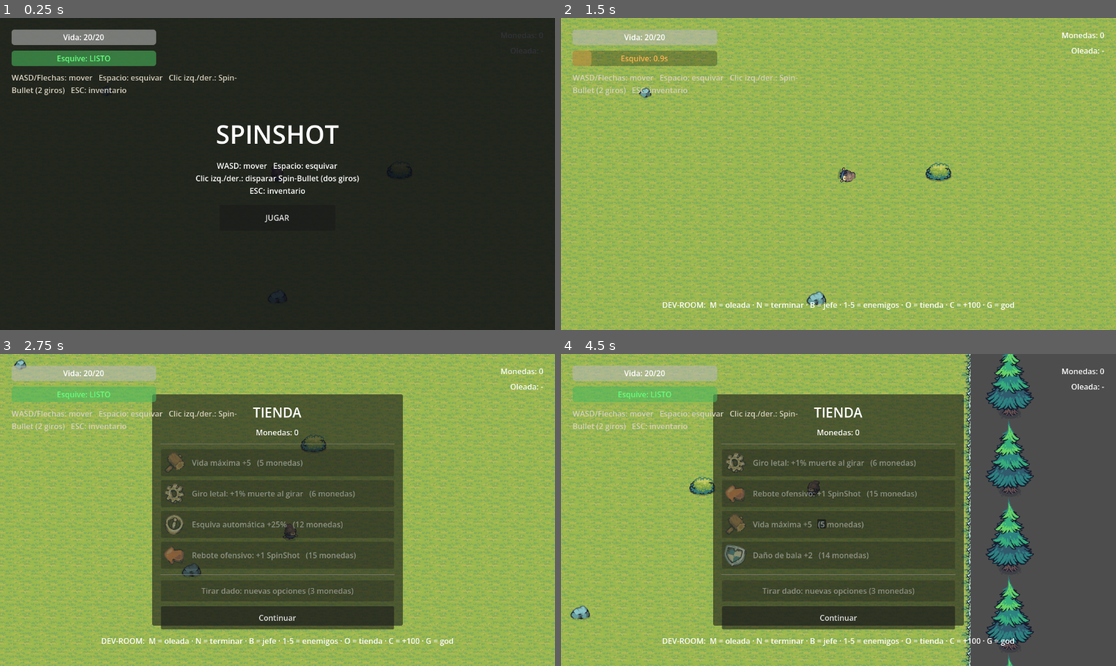
Above: before the commit, frames 1-4 (two rows, left to right).
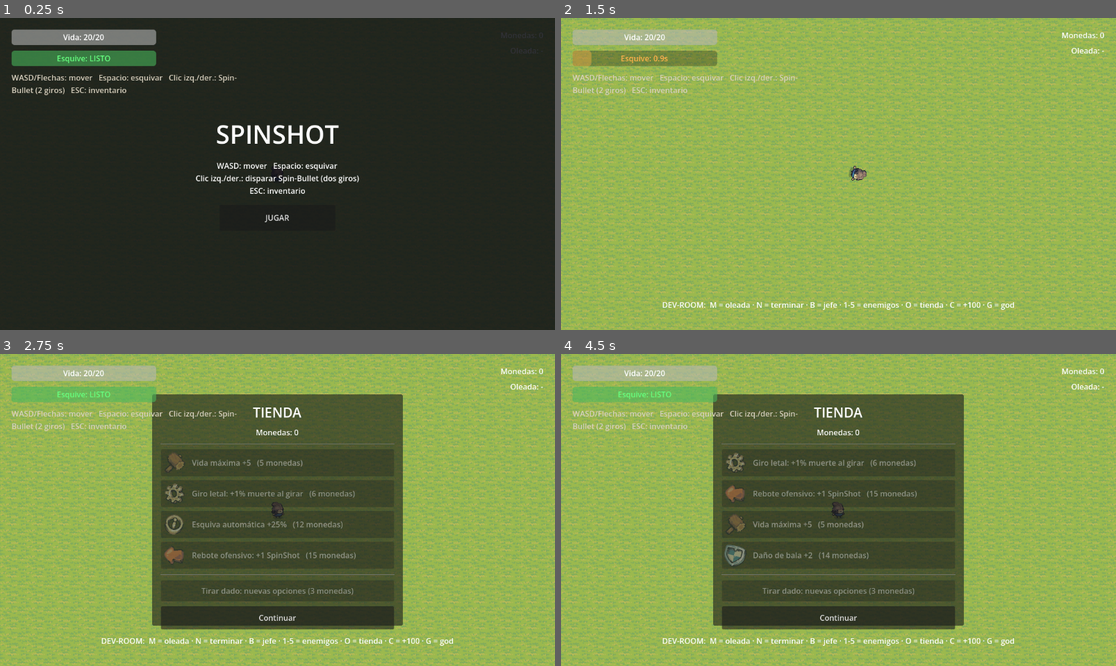
Above: after the commit, the same moments.

Repository: 4FCC/spinshot
Game: Godot game, scene res://Scenes/DEV-ROOM.tscn
Two runs of this game, one before a commit and one after it. Both use one fixed random seed, a clock stepped at 60 frames per second and the inputs below. This scene is started directly instead of the project's main scene. The engine's default icon, where the game draws it, is replaced by a stand-in: a white triangle on a blue panel in a dark square.
Inputs (mouse positions are in pixels of both pictures, inside the frame that each line leads up to):
- Up to frame 1 (0.25 s): no input
- Up to frame 2 (1.5 s): click "JUGAR" at 0.5 s; tap Enter at 1.25 s; move the mouse to (960, 158) at 1.27 s; hold D (Derecha) from 1.28 s (still down); tap Space (dodge) at 1.35 s
- Up to frame 3 (2.75 s): tap O at 1.55, 2.1 s; move the mouse to (166, 525) at 2.02 s; release D (Derecha) at 2.03 s; hold S (Abajo) from 2.03 s (still down); tap Space (dodge) at 2.3 s
- Up to frame 4 (4.5 s): move the mouse to (894, 441) at 2.77 s; release S (Abajo) at 2.78 s; hold D (Derecha) 2.78-3.53 s; tap Space (dodge) at 2.85, 3.8 s; tap O at 3.05 s; move the mouse to (810, 572) at 3.52 s; hold W (Arriba) 3.53-4.28 s; tap N (end_wave) at 3.6 s; move the mouse to (1005, 556) at 4.27 s; hold A (Izquierda) from 4.28 s (still down); hold Right mouse button (shoot) from 4.28 s (still down)

The runs differ from the first frame. In frame 2, 20% of the frame differs, in the area x 0-100%, y 0-100%; in frame 3, 12%; in frame 4, 35%.

Commit message:
Balanceo de velocidad, código secreto de god mode y mejoras de tienda
- Enemigos comunes y jefe ajustados a partir del feedback de playtesting
  (enemigos ligeramente más lentos que el jugador, jefe lento/igual/rápido
  según su fase de vida).
- Nuevo código secreto (arriba arriba abajo abajo izquierda derecha izquierda
  derecha) que activa/desactiva el god mode en cualquier escena, con parpadeo
  del sprite como indicador.
- Aviso de oleada superada ahora centrado y grande en pantalla.
- Al entrar a la tienda se limpian las Spin-Bullets en vuelo y el jugador
  queda congelado hasta continuar (las monedas en el suelo no se tocan).
- DEV-ROOM: decoraciones interiores generadas al azar (decoration_scatter.gd).
- README actualizado con todo lo anterior.

Co-Authored-By: Claude Sonnet 4.6 <noreply@anthropic.com>

Diff:
--- a/Scenes/BigMinion.tscn
+++ b/Scenes/BigMinion.tscn
@@ -19,7 +19,7 @@
 script = ExtResource("1_enemy")
 max_health = 12
 contact_damage = 4
-move_speed = 90.0
+move_speed = 268.0
 coin_scene = ExtResource("2_coin")
 coin_value = 3
 idle_sheet = ExtResource("3_idle")
--- a/Scenes/BulletMinion.tscn
+++ b/Scenes/BulletMinion.tscn
@@ -19,7 +19,7 @@
 script = ExtResource("1_bm")
 max_health = 12
 contact_damage = 0
-move_speed = 110.0
+move_speed = 268.0
 melee_enabled = false
 coin_scene = ExtResource("2_coin")
 coin_value = 2
--- a/Scenes/ChargerMinion.tscn
+++ b/Scenes/ChargerMinion.tscn
@@ -17,7 +17,7 @@
 script = ExtResource("1_ch")
 max_health = 8
 contact_damage = 3
-move_speed = 140.0
+move_speed = 268.0
 coin_scene = ExtResource("2_coin")
 coin_value = 2
 idle_sheet = ExtResource("3_idle")
--- a/Scenes/DEV-ROOM.tscn
+++ b/Scenes/DEV-ROOM.tscn
@@ -10,165 +10,68 @@
 [ext_resource type="Texture2D" uid="uid://c16e210mehrka" path="res://Tiny Swords (Free Pack)/Tiny Swords (Free Pack)/Terrain/Resources/Wood/Trees/Stump 1.png" id="8_stump"]
 [ext_resource type="PackedScene" uid="uid://tuuflvma6emi" path="res://Scenes/GameMode.tscn" id="9_gm"]
 [ext_resource type="Script" uid="uid://bbordertrees1" path="res://Scripts/border_trees.gd" id="10_bt"]
-
-[sub_resource type="CircleShape2D" id="cs_tree"]
-radius = 45.0
-
-[sub_resource type="CircleShape2D" id="cs_rock"]
-radius = 32.0
-
-[sub_resource type="CircleShape2D" id="cs_bush"]
-radius = 28.0
-
-[sub_resource type="CircleShape2D" id="cs_stump"]
-radius = 18.0
+[ext_resource type="Script" path="res://Scripts/decoration_scatter.gd" id="11_ds"]
 
 [sub_resource type="RectangleShape2D" id="rs_wall_h"]
-size = Vector2(2048, 64)
+size = Vector2(2176, 64)
 
 [sub_resource type="RectangleShape2D" id="rs_wall_v"]
-size = Vector2(64, 2048)
+size = Vector2(64, 2176)
 
 [node name="DevRoom" type="Node2D"]
 script = ExtResource("1_dev")
-width = 30
-height = 30
+width = 32
+height = 32
 
 [node name="Ground" type="TileMapLayer" parent="."]
 tile_set = ExtResource("2_tiles")
 
 [node name="Decorations" type="Node2D" parent="."]
-
-[node name="Tree1" type="StaticBody2D" parent="Decorations"]
-position = Vector2(380, 340)
-
-[node name="Sprite2D" type="Sprite2D" parent="Decorations/Tree1"]
-texture = ExtResource("4_tree")
-region_enabled = true
-region_rect = Rect2(0, 0, 192, 256)
-
-[node name="CollisionShape2D" type="CollisionShape2D" parent="Decorations/Tree1"]
-position = Vector2(0, 60)
-shape = SubResource("cs_tree")
-
-[node name="Tree2" type="StaticBody2D" parent="Decorations"]
-position = Vector2(1545, 340)
-
-[node name="Sprite2D" type="Sprite2D" parent="Decorations/Tree2"]
-texture = ExtResource("4_tree")
-region_enabled = true
-region_rect = Rect2(0, 0, 192, 256)
-
-[node name="CollisionShape2D" type="CollisionShape2D" parent="Decorations/Tree2"]
-position = Vector2(0, 60)
-shape = SubResource("cs_tree")
-
-[node name="Tree3" type="StaticBody2D" parent="Decorations"]
-position = Vector2(380, 1580)
-
-[node name="Sprite2D" type="Sprite2D" parent="Decorations/Tree3"]
-texture = ExtResource("4_tree")
-region_enabled = true
-region_rect = Rect2(0, 0, 192, 256)
-
-[node name="CollisionShape2D" type="CollisionShape2D" parent="Decorations/Tree3"]
-position = Vector2(0, 60)
-shape = SubResource("cs_tree")
-
-[node name="Tree4" type="StaticBody2D" parent="Decorations"]
-position = Vector2(1545, 1580)
-
-[node name="Sprite2D" type="Sprite2D" parent="Decorations/Tree4"]
-texture = ExtResource("4_tree")
-region_enabled = true
-region_rect = Rect2(0, 0, 192, 256)
-
-[node name="CollisionShape2D" type="CollisionShape2D" parent="Decorations/Tree4"]
-position = Vector2(0, 60)
-shape = SubResource("cs_tree")
-
-[node name="Stump" type="StaticBody2D" parent="Decorations"]
-position = Vector2(960, 414)
-
-[node name="Sprite2D" type="Sprite2D" parent="Decorations/Stump"]
-texture = ExtResource("8_stump")
-
-[node name="CollisionShape2D" type="CollisionShape2D" parent="Decorations/Stump"]
-shape = SubResource("cs_stump")
-
-[node name="Bush" type="StaticBody2D" parent="Decorations"]
-position = Vector2(1260, 960)
-
-[node name="Sprite2D" type="Sprite2D" parent="Decorations/Bush"]
-texture = ExtResource("7_bush")
-region_enabled = true
-region_rect = Rect2(0, 0, 128, 128)
-
-[node name="CollisionShape2D" type="CollisionShape2D" parent="Decorations/Bush"]
-shape = SubResource("cs_bush")
-
-[node name="Rock1" type="StaticBody2D" parent="Decorations"]
-position = Vector2(540, 750)
-
-[node name="Sprite2D" type="Sprite2D" parent="Decorations/Rock1"]
-texture = ExtResource("5_rock1")
-
-[node name="CollisionShape2D" type="CollisionShape2D" parent="Decorations/Rock1"]
-shape = SubResource("cs_rock")
-
-[node name="Rock2" type="StaticBody2D" parent="Decorations"]
-position = Vector2(960, 1260)
-
-[node name="Sprite2D" type="Sprite2D" parent="Decorations/Rock2"]
-texture = ExtResource("6_rock2")
-
-[node name="CollisionShape2D" type="CollisionShape2D" parent="Decorations/Rock2"]
-shape = SubResource("cs_rock")
-
-[node name="Rock3" type="StaticBody2D" parent="Decorations"]
-position = Vector2(1320, 540)
-
-[node name="Sprite2D" type="Sprite2D" parent="Decorations/Rock3"]
-texture = ExtResource("5_rock1")
-
-[node name="CollisionShape2D" type="CollisionShape2D" parent="Decorations/Rock3"]
-shape = SubResource("cs_rock")
+script = ExtResource("11_ds")
+room_width_px = 2048.0
+room_height_px = 2048.0
+safe_zone_center = Vector2(1024, 1024)
+obstacle_count = 10
+tree_texture = ExtResource("4_tree")
+rock_textures = [ExtResource("5_rock1"), ExtResource("6_rock2")]
+bush_texture = ExtResource("7_bush")
+stump_texture = ExtResource("8_stump")
 
 [node name="BorderTrees" type="Node2D" parent="."]
 script = ExtResource("10_bt")
 tree_texture = ExtResource("4_tree")
-room_width_px = 1920
-room_height_px = 1920
+room_width_px = 2048
+room_height_px = 2048
 spacing = 192
 
 [node name="Walls" type="Node2D" parent="."]
 
 [node name="WallTop" type="StaticBody2D" parent="Walls"]
-position = Vector2(960, -32)
+position = Vector2(1024, -32)
 
 [node name="CollisionShape2D" type="CollisionShape2D" parent="Walls/WallTop"]
 shape = SubResource("rs_wall_h")
 
 [node name="WallBottom" type="StaticBody2D" parent="Walls"]
-position = Vector2(960, 1952)
+position = Vector2(1024, 2080)
 
 [node name="CollisionShape2D" type="CollisionShape2D" parent="Walls/WallBottom"]
 shape = SubResource("rs_wall_h")
 
 [node name="WallLeft" type="StaticBody2D" parent="Walls"]
-position = Vector2(-32, 960)
+position = Vector2(-32, 1024)
 
 [node name="CollisionShape2D" type="CollisionShape2D" parent="Walls/WallLeft"]
 shape = SubResource("rs_wall_v")
 
 [node name="WallRight" type="StaticBody2D" parent="Walls"]
-position = Vector2(1952, 960)
+position = Vector2(2080, 1024)
 
 [node name="CollisionShape2D" type="CollisionShape2D" parent="Walls/WallRight"]
 shape = SubResource("rs_wall_v")
 
 [node name="Player" parent="." instance=ExtResource("3_player")]
-position = Vector2(960, 960)
+position = Vector2(1024, 1024)
 
 [node name="GameMode" parent="." instance=ExtResource("9_gm")]
 debug_mode = true
--- a/Scenes/GameMode.tscn
+++ b/Scenes/GameMode.tscn
@@ -68,6 +68,22 @@
 horizontal_alignment = 1
 text = ""
 
+[node name="AnnounceLabel" type="Label" parent="UI"]
+anchor_left = 0.5
+anchor_top = 0.5
+anchor_right = 0.5
+anchor_bottom = 0.5
+offset_left = -480.0
+offset_top = -90.0
+offset_right = 480.0
+offset_bottom = 90.0
+theme_override_font_sizes/font_size = 48
+horizontal_alignment = 1
+vertical_alignment = 1
+autowrap_mode = 2
+text = ""
+visible = false
+
 [node name="Shop" type="Panel" parent="UI"]
 anchor_left = 0.5
 anchor_top = 0.5
--- a/Scenes/Minion.tscn
+++ b/Scenes/Minion.tscn
@@ -18,7 +18,7 @@
 script = ExtResource("1_enemy")
 max_health = 6
 contact_damage = 2
-move_speed = 130.0
+move_speed = 268.0
 coin_scene = ExtResource("2_coin")
 coin_value = 1
 idle_sheet = ExtResource("3_idle")
--- a/Scenes/SupportMinion.tscn
+++ b/Scenes/SupportMinion.tscn
@@ -17,7 +17,7 @@
 script = ExtResource("1_su")
 max_health = 14
 contact_damage = 0
-move_speed = 120.0
+move_speed = 268.0
 melee_enabled = false
 coin_scene = ExtResource("2_coin")
 coin_value = 3
--- a/Scripts/billy.gd
+++ b/Scripts/billy.gd
@@ -34,7 +34,7 @@
 # =============================================================================
 # PROPIEDADES CONFIGURABLES
 # =============================================================================
-@export var speed: float = 350.0
+@export var speed: float = 300.0
 @export var acceleration: float = 1500.0
 @export var friction: float = 1800.0
 @export var vida: int = 20
@@ -60,6 +60,7 @@
 var input_direction: Vector2
 var last_direction: Vector2 = Vector2.DOWN
 var is_invulnerable: bool = false
+var is_frozen: bool = false   # Congelado mientras la tienda está abierta
 
 # Dirección y giro acumulado del esquive (para la animación de girar)
 var dodge_direction: Vector2 = Vector2.ZERO
@@ -85,6 +86,14 @@
 
 # Depuración (solo DEV-ROOM)
 var debug_invincible: bool = false
+
+# Código secreto (estilo Konami): arriba arriba abajo abajo izquierda derecha izquierda derecha
+# alterna el modo dios. Disponible en cualquier partida, no solo en DEV-ROOM.
+const _CHEAT_SEQUENCE := ["Arriba", "Arriba", "Abajo", "Abajo", "Izquierda", "Derecha", "Izquierda", "Derecha"]
+const _CHEAT_RESET_MS := 1500
+var _cheat_step: int = 0
+var _cheat_last_ms: int = 0
+var _god_mode_tween: Tween = null
 
 # =============================================================================
 # INICIALIZACIÓN
@@ -107,10 +116,6 @@
 	var z := vp_h / _CAMERA_TARGET_HEIGHT
 	camera.zoom = Vector2(z, z)
 
-func _process(_delta: float) -> void:
-	var mouse_offset = get_local_mouse_position() * 0.1
-	camera.offset = mouse_offset.limit_length(70.0)
-
 func _setup_timers():
 	# Timer que controla la duración del esquive
 	dodge_timer = Timer.new()
@@ -144,6 +149,9 @@
 func _unhandled_input(event):
 	if current_state == State.DEAD:
 		return
+	_check_cheat_code(event)
+	if is_frozen:
+		return
 	# Clic derecho: Spin-Bullet con patrón normal (espiral)
 	if event.is_action_pressed("shoot"):
 		_shoot_spin_bullet(0)
@@ -152,12 +160,68 @@
 		_shoot_spin_bullet(1)
 
 # =============================================================================
+# CÓDIGO SECRETO (GOD MODE)
+# =============================================================================
+func _check_cheat_code(event: InputEvent) -> void:
+	var pressed_action := ""
+	for action in ["Arriba", "Abajo", "Izquierda", "Derecha"]:
+		if event.is_action_pressed(action):
+			pressed_action = action
+			break
+	if pressed_action == "":
+		return
+
+	var now := Time.get_ticks_msec()
+	if _cheat_step > 0 and now - _cheat_last_ms > _CHEAT_RESET_MS:
+		_cheat_step = 0
+
+	if pressed_action == _CHEAT_SEQUENCE[_cheat_step]:
+		_cheat_step += 1
+		_cheat_last_ms = now
+		if _cheat_step >= _CHEAT_SEQUENCE.size():
+			_cheat_step = 0
+			_toggle_secret_god_mode()
+	elif pressed_action == _CHEAT_SEQUENCE[0]:
+		_cheat_step = 1
+		_cheat_last_ms = now
+	else:
+		_cheat_step = 0
+
+func _toggle_secret_god_mode() -> void:
+	debug_invincible = not debug_invincible
+	print("Código secreto: God mode %s" % ("ACTIVADO" if debug_invincible else "DESACTIVADO"))
+	if debug_invincible:
+		_start_god_mode_blink()
+	else:
+		_stop_god_mode_blink()
+
+func _start_god_mode_blink() -> void:
+	_stop_god_mode_blink()
+	_god_mode_tween = create_tween()
+	_god_mode_tween.set_loops()
+	_god_mode_tween.tween_property(sprite, "modulate:a", 0.3, 0.25)
+	_god_mode_tween.tween_property(sprite, "modulate:a", 1.0, 0.25)
+
+func _stop_god_mode_blink() -> void:
+	if _god_mode_tween != null and _god_mode_tween.is_valid():
+		_god_mode_tween.kill()
+	_god_mode_tween = null
+	sprite.modulate.a = 1.0
+
+# =============================================================================
 # MÁQUINA DE ESTADOS PRINCIPAL
 # =============================================================================
 func _physics_process(delta):
 	# El jugador choca con los enemigos (capa 2) normalmente, pero los ATRAVIESA
 	# mientras es invulnerable (tras recibir daño o durante el esquive).
 	set_collision_mask_value(2, not is_invulnerable)
+
+	if is_frozen:
+		velocity = velocity.move_toward(Vector2.ZERO, friction * delta)
+		move_and_slide()
+		_update_walk_animation()
+		_update_dodge_ui()
+		return
 
 	match current_state:
 		State.MOVE:
@@ -360,6 +424,15 @@
 		dodge_bar.modulate = Color(1.0, 0.7, 0.3)
 
 # =============================================================================
+# CONGELAR (usado por la tienda)
+# =============================================================================
+func set_frozen(value: bool) -> void:
+	is_frozen = value
+	if is_frozen:
+		velocity = Vector2.ZERO
+		sprite.play("idle")
+
+# =============================================================================
 # MEJORAS (usadas por la tienda)
 # =============================================================================
 func upgrade_max_health(amount: int) -> void:
--- /dev/null
+++ b/Scripts/decoration_scatter.gd
@@ -0,0 +1,115 @@
+extends Node2D
+
+# =============================================================================
+# DECORATION SCATTER — Coloca obstáculos al azar en el DEV-ROOM
+# =============================================================================
+# Reparte árboles, rocas, arbustos y tocones en posiciones aleatorias dentro
+# del área de la sala, evitando la zona de aparición del jugador y el
+# amontonamiento entre obstáculos.
+
+@export var room_width_px: float = 2048.0
+@export var room_height_px: float = 2048.0
+@export var margin: float = 140.0
+@export var safe_zone_center: Vector2 = Vector2(1024.0, 1024.0)
+@export var safe_zone_radius: float = 220.0
+@export var min_spacing: float = 150.0
+@export var obstacle_count: int = 10   # Al menos 8 obstáculos
+
+@export_group("Texturas")
+@export var tree_texture: Texture2D
+@export var rock_textures: Array[Texture2D] = []
+@export var bush_texture: Texture2D
+@export var stump_texture: Texture2D
+
+const TREE_REGION := Rect2(0, 0, 192, 256)
+const BUSH_REGION := Rect2(0, 0, 128, 128)
+
+func _ready() -> void:
+	randomize()
+	_scatter()
+
+func _scatter() -> void:
+	var placed: Array[Vector2] = []
+	var attempts := 0
+	while placed.size() < obstacle_count and attempts < obstacle_count * 50:
+		attempts += 1
+		var pos := Vector2(
+			randf_range(margin, room_width_px - margin),
+			randf_range(margin, room_height_px - margin)
+		)
+		if pos.distance_to(safe_zone_center) < safe_zone_radius:
+			continue
+		var overlaps := false
+		for p in placed:
+			if p.distance_to(pos) < min_spacing:
+				overlaps = true
+				break
+		if overlaps:
+			continue
+		placed.append(pos)
+		_spawn_obstacle(pos)
+
+func _spawn_obstacle(pos: Vector2) -> void:
+	match randi() % 4:
+		0:
+			_make_tree(pos)
+		1:
+			_make_rock(pos)
+		2:
+			_make_bush(pos)
+		_:
+			_make_stump(pos)
+
+func _make_tree(pos: Vector2) -> void:
+	if tree_texture == null:
+		return
+	var body := _make_body(pos)
+	var sprite := Sprite2D.new()
+	sprite.texture = tree_texture
+	sprite.region_enabled = true
+	sprite.region_rect = TREE_REGION
+	body.add_child(sprite)
+	_add_shape(body, 45.0, Vector2(0, 60))
+
+func _make_rock(pos: Vector2) -> void:
+	if rock_textures.is_empty():
+		return
+	var body := _make_body(pos)
+	var sprite := Sprite2D.new()
+	sprite.texture = rock_textures[randi() % rock_textures.size()]
+	body.add_child(sprite)
+	_add_shape(body, 32.0, Vector2.ZERO)
+
+func _make_bush(pos: Vector2) -> void:
+	if bush_texture == null:
+		return
+	var body := _make_body(pos)
+	var sprite := Sprite2D.new()
+	sprite.texture = bush_texture
+	sprite.region_enabled = true
+	sprite.region_rect = BUSH_REGION
+	body.add_child(sprite)
+	_add_shape(body, 28.0, Vector2.ZERO)
+
+func _make_stump(pos: Vector2) -> void:
+	if stump_texture == null:
+		return
+	var body := _make_body(pos)
+	var sprite := Sprite2D.new()
+	sprite.texture = stump_texture
+	body.add_child(sprite)
+	_add_shape(body, 18.0, Vector2.ZERO)
+
+func _make_body(pos: Vector2) -> StaticBody2D:
+	var body := StaticBody2D.new()
+	body.position = pos
+	add_child(body)
+	return body
+
+func _add_shape(body: StaticBody2D, radius: float, offset: Vector2) -> void:
+	var col := CollisionShape2D.new()
+	var shape := CircleShape2D.new()
+	shape.radius = radius
+	col.shape = shape
+	col.position = offset
+	body.add_child(col)
--- a/Scripts/game_mode.gd
+++ b/Scripts/game_mode.gd
@@ -22,7 +22,7 @@
 
 @export_group("Oleadas")
 @export var spawn_radius: float = 650.0   # Distancia a la que aparecen del jugador
-@export var wave_duration: float = 60.0   # Segundos que dura cada oleada
+@export var wave_duration: float = 40.0   # Segundos que dura cada oleada
 @export var total_waves: int = 10         # Tras la última oleada aparece el jefe
 
 @export_group("Modo")
@@ -35,6 +35,7 @@
 @onready var wave_label: Label = $UI/WaveLabel
 @onready var timer_label: Label = $UI/TimerLabel
 @onready var info_label: Label = $UI/InfoLabel
+@onready var announce_label: Label = $UI/AnnounceLabel
 @onready var shop = $UI/Shop
 
 var player: Node2D = null
@@ -140,7 +141,7 @@
 			KEY_5:
 				_debug_spawn(support_scene)
 			KEY_O:
-				shop.open()
+				_enter_shop()
 			KEY_C:
 				Game.add_coins(100)
 			KEY_G:
@@ -195,13 +196,43 @@
 		info_label.text = "DEV-ROOM:  M = siguiente oleada  ·  O = tienda  ·  B = jefe"
 		return
 
+	# Aviso de oleada superada (~2s, centrado y grande) antes de mostrar la tienda.
+	var is_final_wave := wave_number >= total_waves
+	_show_announce("¡Oleada %d superada!%s" % [wave_number, ("\nEl jefe se aproxima..." if is_final_wave else "")])
+	await get_tree().create_timer(2.0).timeout
+	if not is_instance_valid(self):
+		return
+	_hide_announce()
+
 	# Main: tienda entre oleadas; tras la última, al salir aparece el jefe.
-	if wave_number >= total_waves:
+	if is_final_wave:
 		_boss_pending = true
 		info_label.text = "Compra mejoras y prepárate para el JEFE"
+	_enter_shop()
+
+func _show_announce(text: String) -> void:
+	announce_label.text = text
+	announce_label.visible = true
+
+func _hide_announce() -> void:
+	announce_label.visible = false
+	announce_label.text = ""
+
+func _enter_shop() -> void:
+	# Al entrar a la tienda: las balas en vuelo desaparecen y el jugador se
+	# congela (las monedas en el suelo NO se tocan, se recogen en la próxima oleada).
+	_clear_bullets()
+	if player != null and is_instance_valid(player) and player.has_method("set_frozen"):
+		player.set_frozen(true)
 	shop.open()
 
+func _clear_bullets() -> void:
+	for bullet in get_tree().get_nodes_in_group("spin_bullet"):
+		bullet.queue_free()
+
 func _on_shop_continue() -> void:
+	if player != null and is_instance_valid(player) and player.has_method("set_frozen"):
+		player.set_frozen(false)
 	if _boss_pending:
 		# Al salir de la tienda tras la oleada final, aparece el jefe
 		_boss_pending = false
--- a/Scripts/spin_bullet.gd
+++ b/Scripts/spin_bullet.gd
@@ -45,6 +45,7 @@
 
 
 func _ready() -> void:
+	add_to_group("spin_bullet")
 	if player == null and player_path != NodePath(""):
 		player = get_node_or_null(player_path) as Node2D
 		if player != null:
--- a/mecanicas de jefe/boss.gd
+++ b/mecanicas de jefe/boss.gd
@@ -21,7 +21,7 @@
 
 @export_group("Estadísticas")
 @export var max_health: int = 90
-@export var move_speed: float = 95.0
+@export var move_speed: float = 300.0
 @export var contact_damage: int = 4
 @export var contact_cooldown: float = 0.8
 
@@ -112,7 +112,7 @@
 	return 3
 
 func _speed_mult() -> float:
-	return 1.0 + 0.25 * (_phase() - 1)   # 1.0 / 1.25 / 1.5
+	return 0.85 + 0.15 * (_phase() - 1)   # fase 1 lento / fase 2 igual al jugador / fase 3 rápido
 
 # =============================================================================
 # ESTADOS
--- a/project.godot
+++ b/project.godot
@@ -12,7 +12,7 @@
 
 config/name="spinshot"
 run/main_scene="uid://b1spinshotmain0"
-config/features=PackedStringArray("4.6", "Forward Plus")
+config/features=PackedStringArray("4.7", "Forward Plus")
 config/icon="res://icon.svg"
 
 [autoload]
Not shown, added: Scripts/decoration_scatter.gd.uid
